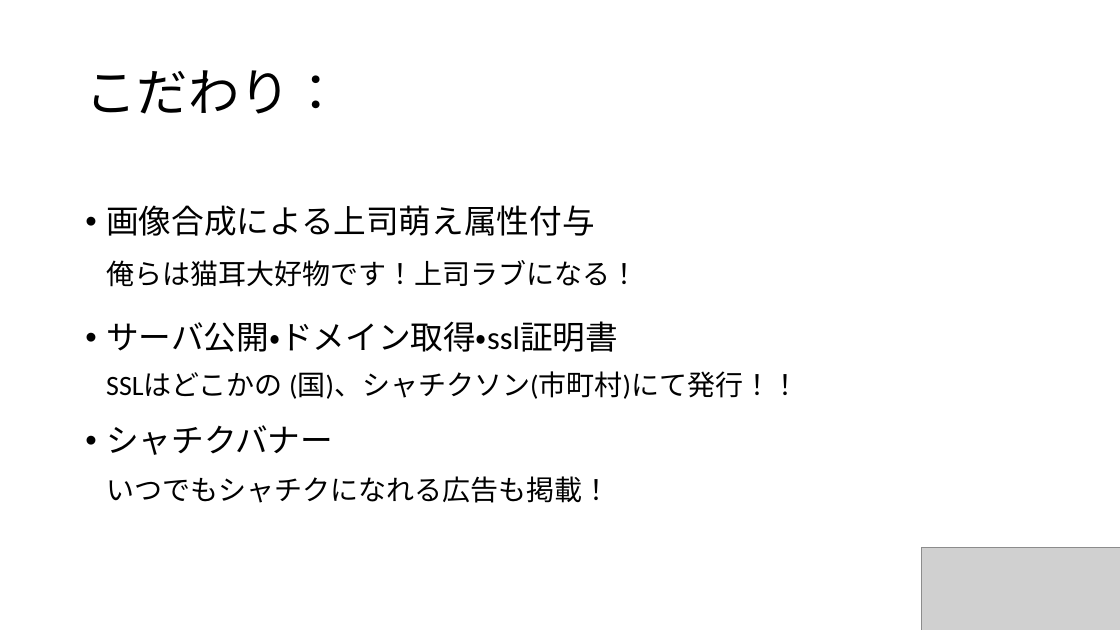
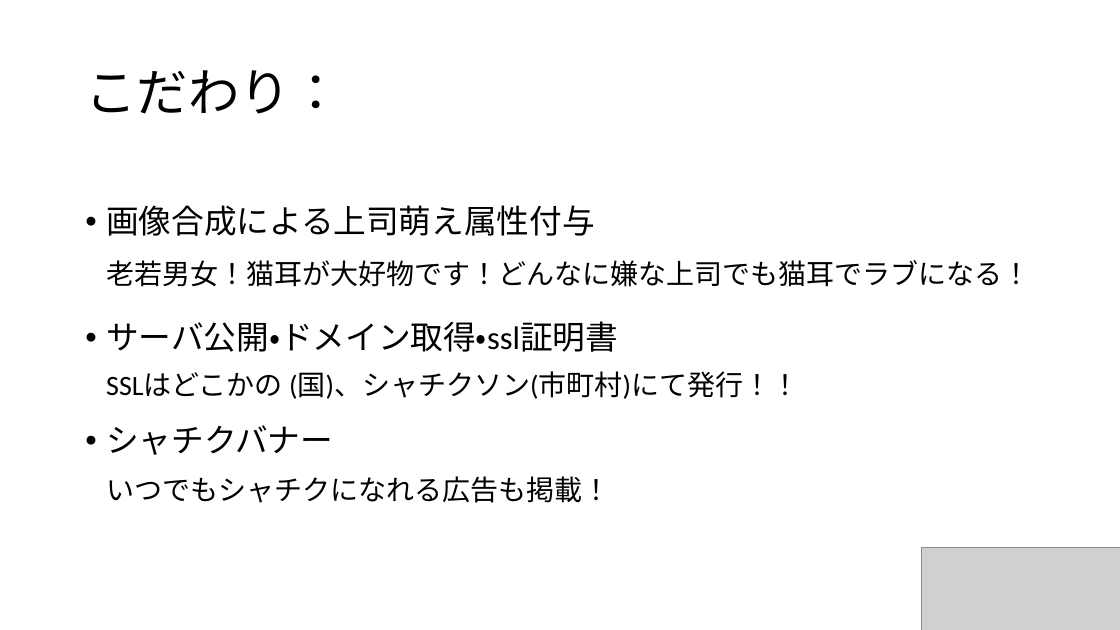
Before and after one commit to knishi0315/syachikua, a slide deck: slide 7 of presn/presen.pptx. Drawn at 1120x630 pixels with LibreOffice and Linux fonts; fonts in the diff are those of the drawing; grey boxes stand for pictures; background and template pictures are left out. Boxes give left, top, right and bottom in pixels: in the first picture for what was removed or moved away, otherwise in the second. Text is boxed around its words. In the diff, an @@ line names an element or a change of style, - is before the commit and + after.

```diff
--- a/presn/presen.pptx
+++ b/presn/presen.pptx
@@ text at [106,260,1030,287]: text changed @@
-俺らは猫耳大好物です！上司ラブになる！
+老若男女！猫耳が大好物です！どんなに嫌な上司でも猫耳でラブになる！
```
Also in this commit, not shown: 2 other slides changed, 1 other file.
